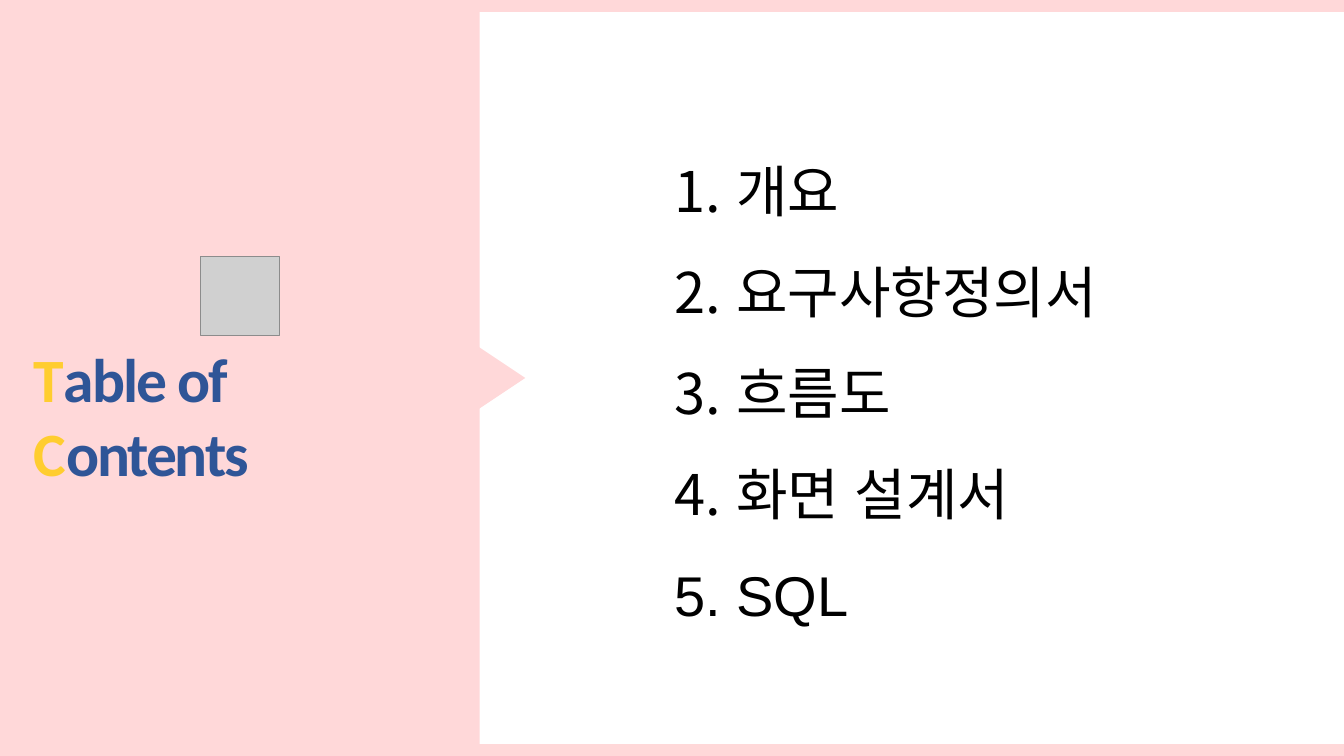
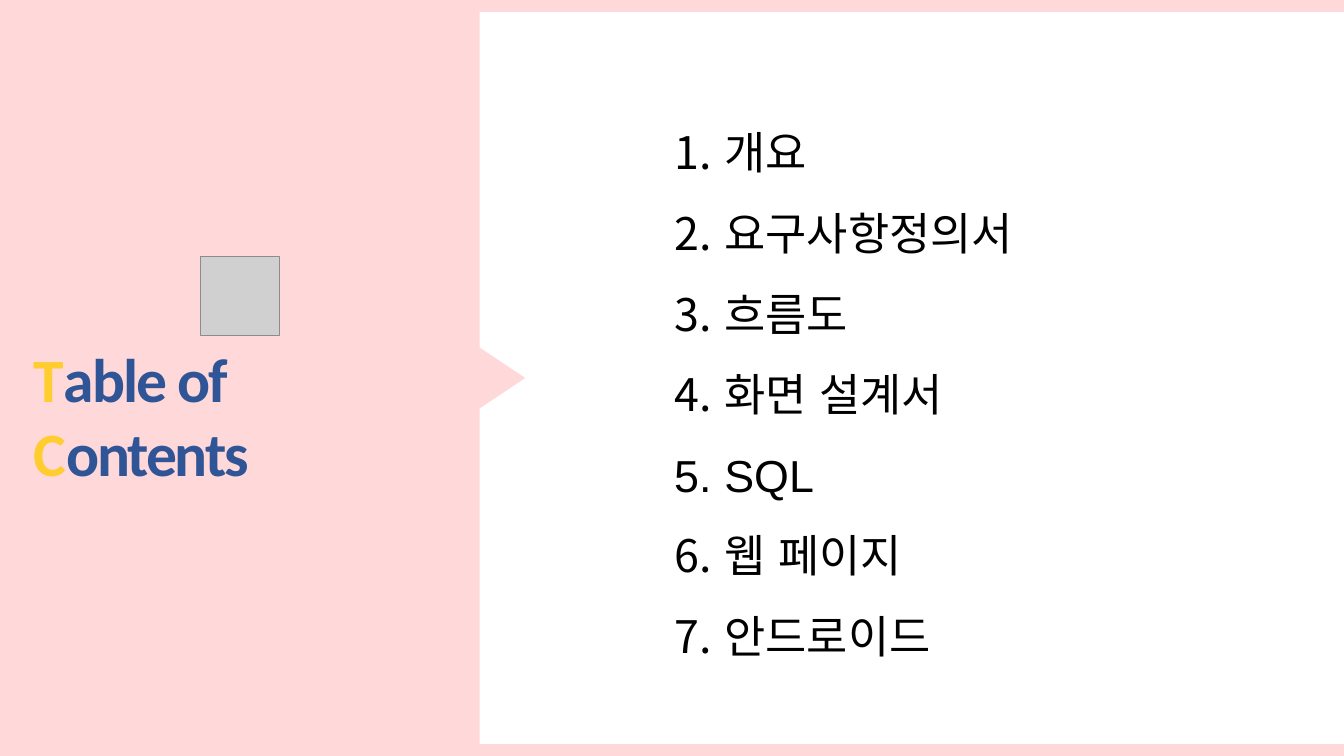
Before and after one commit to hhsw07/ezen-academy-projects, a slide deck: slide 2 of 발표자료/cmk/반려동물관리서비스.pptx. Drawn at 1344x756 pixels with LibreOffice and Linux fonts; fonts in the diff are those of the drawing; grey boxes stand for pictures. Boxes give left, top, right and bottom in pixels: in the first picture for what was removed or moved away, otherwise in the second. Text is boxed around its words. In the diff, an @@ line names an element or a change of style, - is before the commit and + after.

```diff
--- a/발표자료/cmk/반려동물관리서비스.pptx
+++ b/발표자료/cmk/반려동물관리서비스.pptx
@@ text "개요": place and size @@
-text "개요" at [736, 165, 1096, 625]
+text "개요" at [724, 132, 1014, 657]
@@ text at [724, 132, 1014, 501]: size 40 to 32 pt in "개요", "요구사항정의서", "흐름도", "화면 설계서" and 1 more places @@
@@ text at [725, 535, 931, 657]: paragraphs added @@
+6. 웹 페이지
+7. 안드로이드
```
Also in this commit, not shown: 1 other slide changed, 6 slides added.
